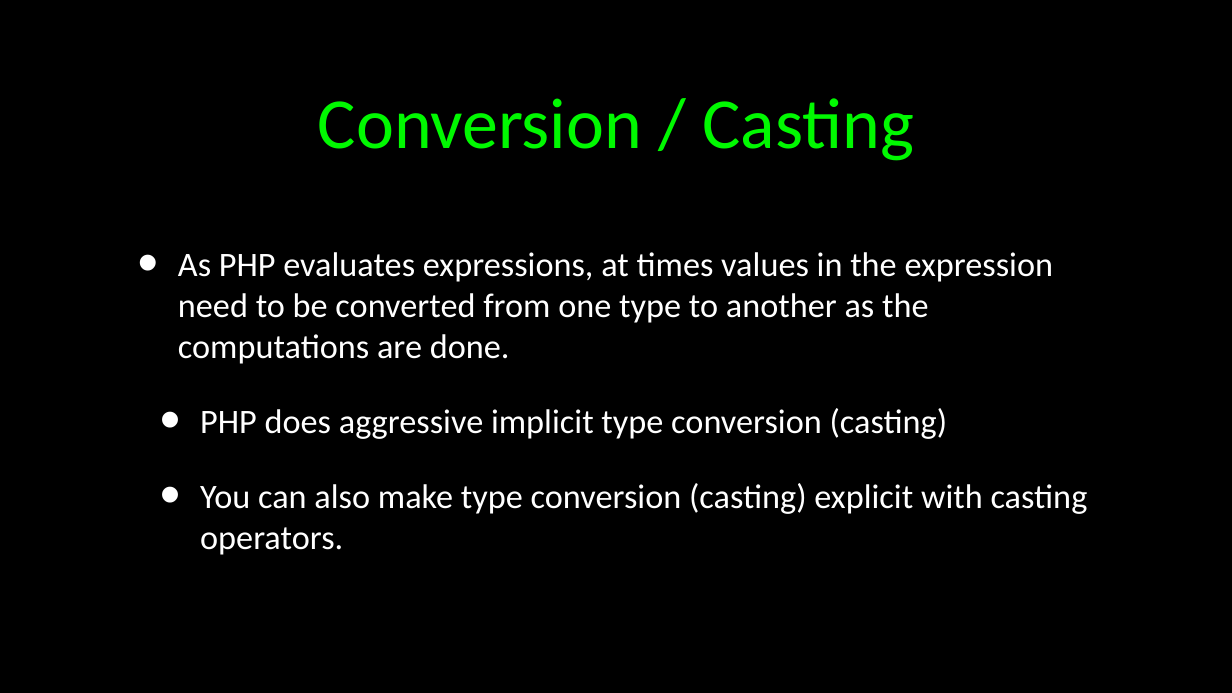
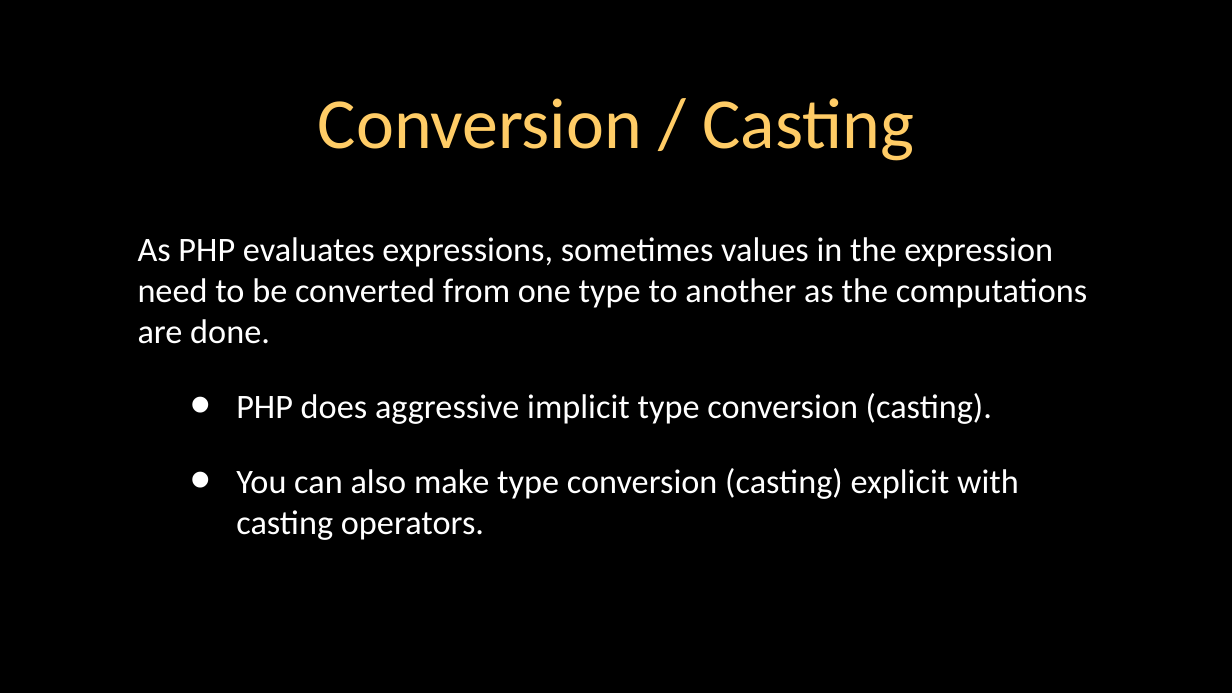
Before and after one commit to csev/wa4e, a slide deck: slide 27 of lectures/PHP-01-Overview.ppt. Drawn at 1232x693 pixels with LibreOffice and Linux fonts; fonts in the diff are those of the drawing. Boxes give left, top, right and bottom in pixels: in the first picture for what was removed or moved away, otherwise in the second. Text is boxed around its words. In the diff, an @@ line names an element or a change of style, - is before the commit and + after.

```diff
--- a/lectures/PHP-01-Overview.ppt
+++ b/lectures/PHP-01-Overview.ppt
@@ title "Conversion / Casting" at bbox=[318, 98, 914, 161]: text colour #00F900 to #FFCC66 @@
@@ text at bbox=[138, 237, 1087, 424]: text changed @@
-• As PHP evaluates expressions, at times values in the expression need to be converted from one type to another as the computations are done.
-  • PHP does aggressive implicit type conversion (casting)
+As PHP evaluates expressions, sometimes values in the expression need to be converted from one type to another as the computations are done.
+    • PHP does aggressive implicit type conversion (casting).
@@ text at bbox=[236, 468, 1019, 540]: list level 2 to 3 in "You can also make type ..." @@
```
Also in this commit, not shown: 44 other slides changed, 3 other files.
